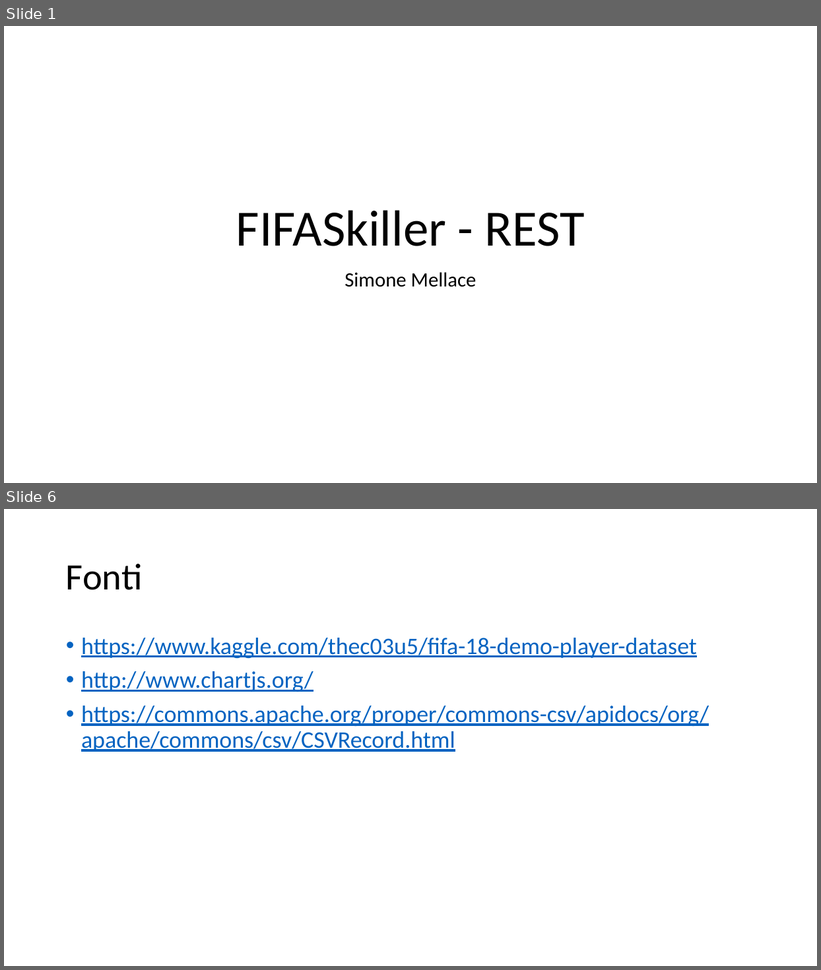
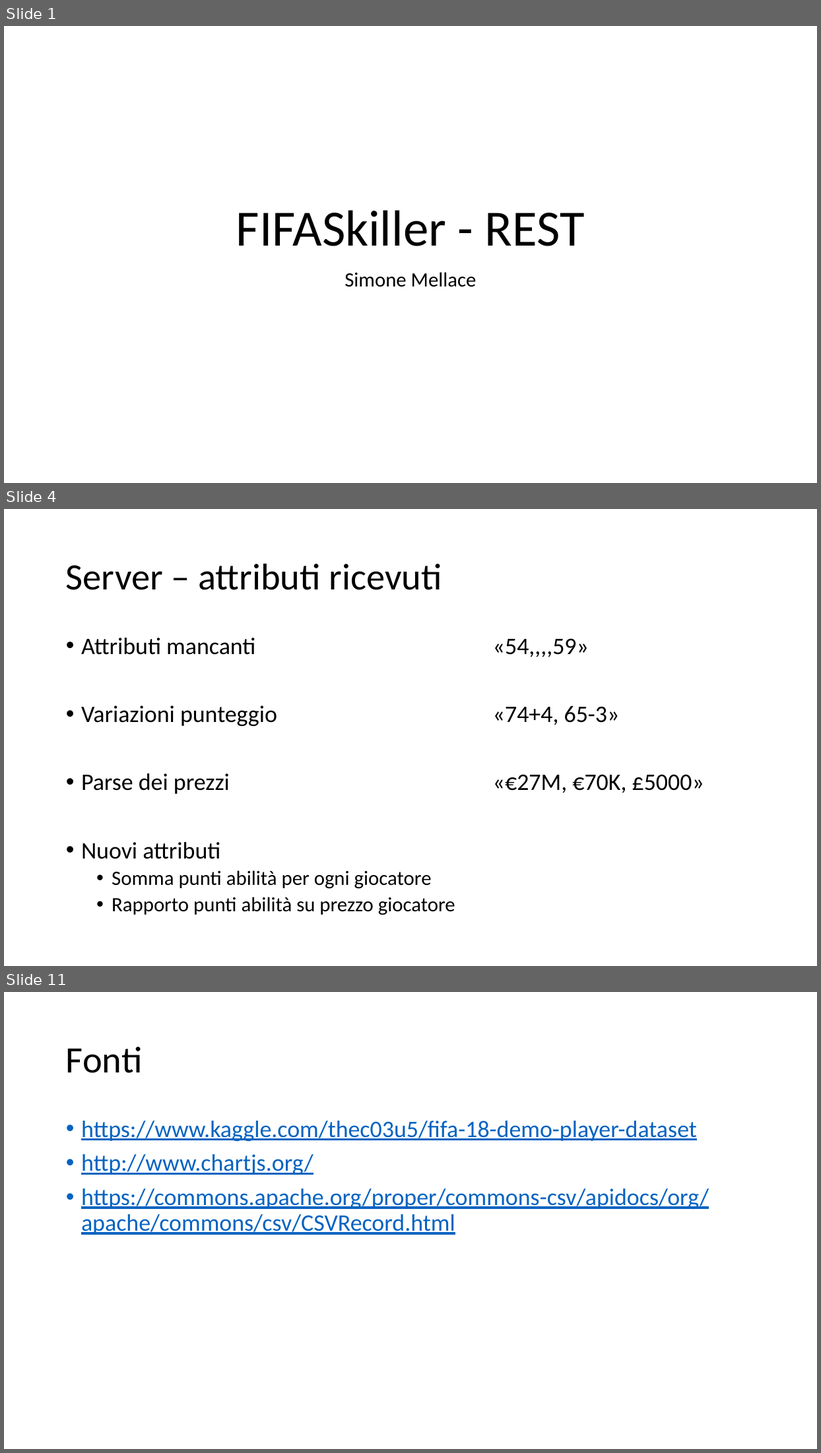
Before and after one commit to mellacsi/FIFA18Skiller, a slide deck: Applicazioni_Service_Oriented.pptx. Shown one above the other, each under a label of ours: slides 1 and 6 before the commit, slides 1, 4 and 11 after it; the slides between them are not shown. The pictures are 821x970 and 821x1453 pixels, drawn with LibreOffice and Linux fonts; fonts in the diff are those of the drawing. Boxes give left, top, right and bottom in pixels: in the first picture for what was removed or moved away, otherwise in the second. Text is boxed around its words. In the diff, an @@ line names an element or a change of style, - is before the commit and + after.

```diff
--- a/Applicazioni_Service_Oriented.pptx
+++ b/Applicazioni_Service_Oriented.pptx
@@ slide 4 added at [4,509,817,966], background #FFFFFF @@
@@ title added at [66,563,442,590], 44 pt, text #000000 @@
+Server – attributi ricevuti
@@ text added at [81,638,704,916], 28 pt, text #000000 @@
+• Attributi mancanti «54,,,,59»
+• Variazioni punteggio «74+4, 65-3»
+• Parse dei prezzi «€27M, €70K, £5000»
+• Nuovi attributi
+  • Somma punti abilità per ogni giocatore
+  • Rapporto punti abilità su prezzo giocatore
@@ what was slide 6 is now slide 11 @@
```
Also in this commit, not shown: 4 slides changed, 4 other slides added, 1 other file.
